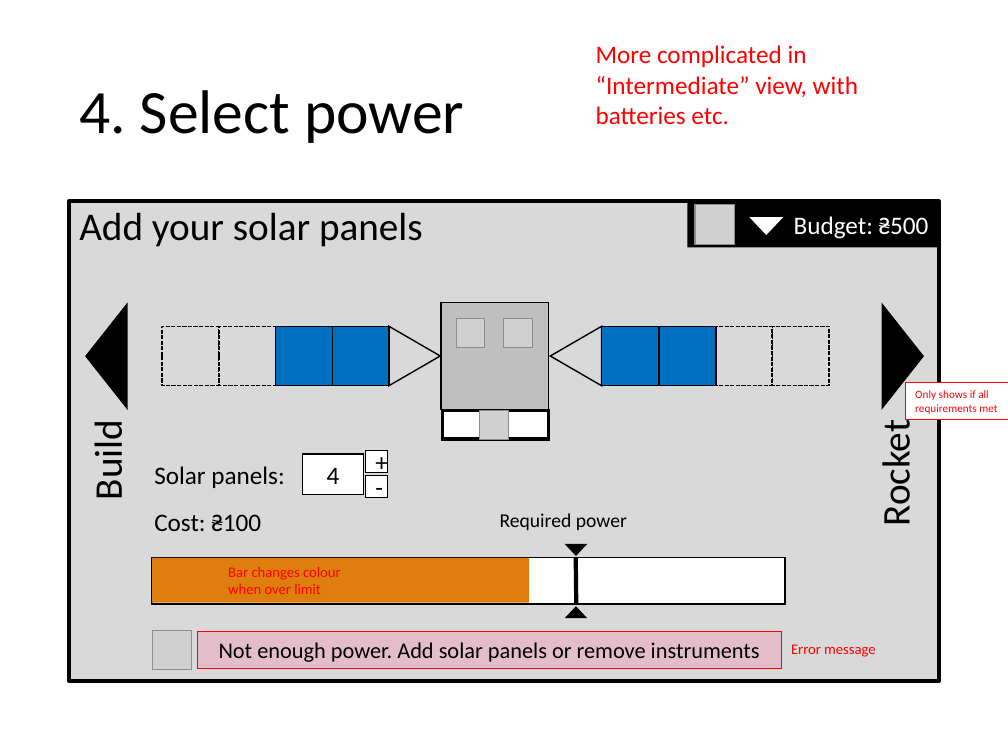
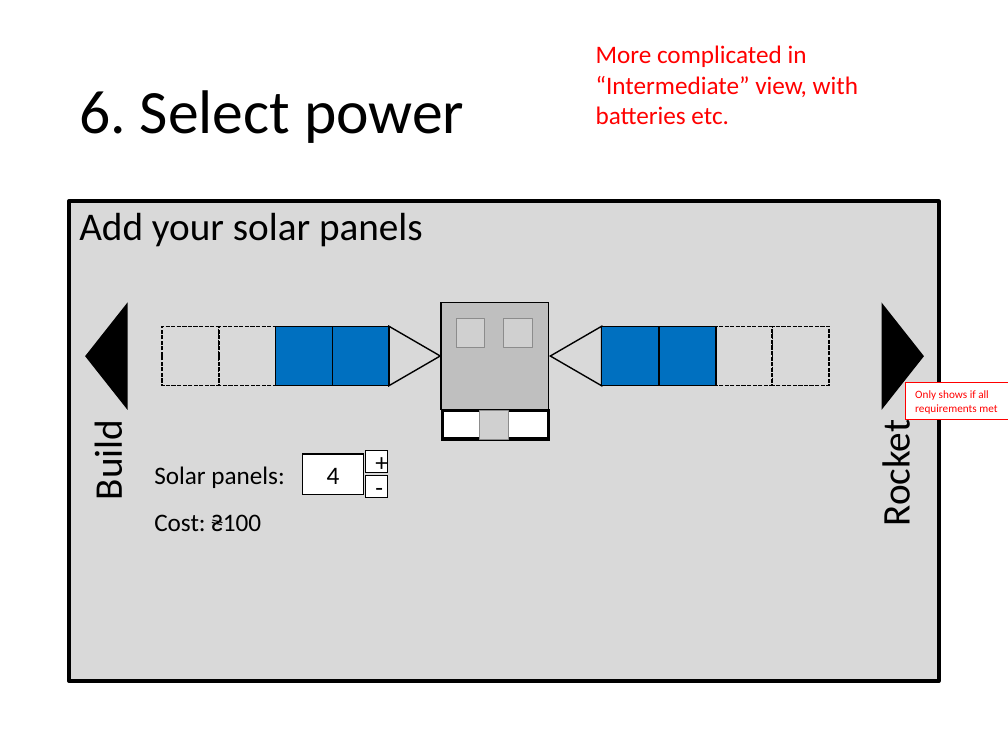
Before and after one commit to chrisnorth/classroom-rocket-scientist, a slide deck: slide 9 of outline_primary.pptx (slide 7 before the commit). Drawn at 1008x756 pixels with LibreOffice and Linux fonts; fonts in the diff are those of the drawing; grey boxes stand for pictures. Boxes give left, top, right and bottom in pixels: in the first picture for what was removed or moved away, otherwise in the second. Text is boxed around its words. In the diff, an @@ line names an element or a change of style, - is before the commit and + after.

Commit message:
Started other powerpoints

```diff
--- a/outline_primary.pptx
+++ b/outline_primary.pptx
@@ title at <box>79,90,464,143</box>: text changed @@
-4. Select power
+6. Select power
@@ rectangle removed at <box>687,202,938,248</box> @@
-Budget: ₴500
@@ picture removed at <box>696,205,735,244</box> @@
@@ triangle removed at <box>751,218,781,234</box> @@
@@ text removed at <box>500,513,627,530</box> @@
-Required power
@@ rectangle removed at <box>152,557,785,604</box> @@
@@ rectangle removed at <box>152,557,529,603</box> @@
@@ text removed at <box>228,567,341,594</box> @@
-Bar changes colour when over limit
@@ triangle removed at <box>566,544,586,554</box> @@
@@ line removed from (576, 557) to (577, 604) @@
@@ triangle removed at <box>566,607,586,617</box> @@
@@ picture removed at <box>152,630,192,669</box> @@
@@ rectangle removed at <box>198,632,782,668</box> @@
-Not enough power. Add solar panels or remove instruments
@@ text removed at <box>791,644,875,657</box> @@
-Error message
```
Also in this commit, not shown: 6 other slides changed, 2 slides added, 3 other files.
